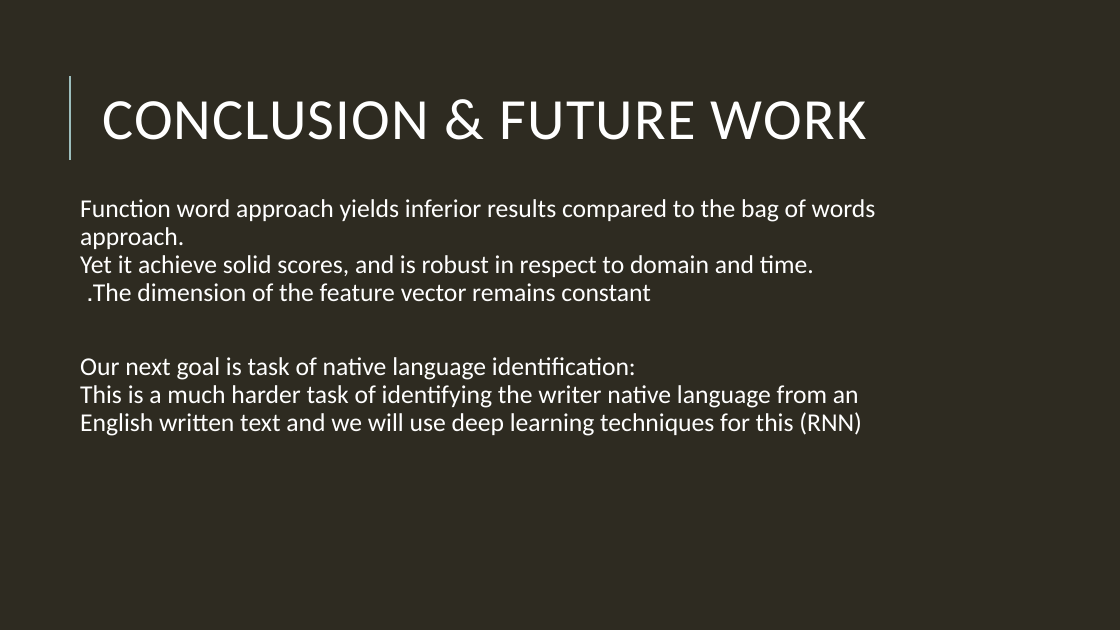
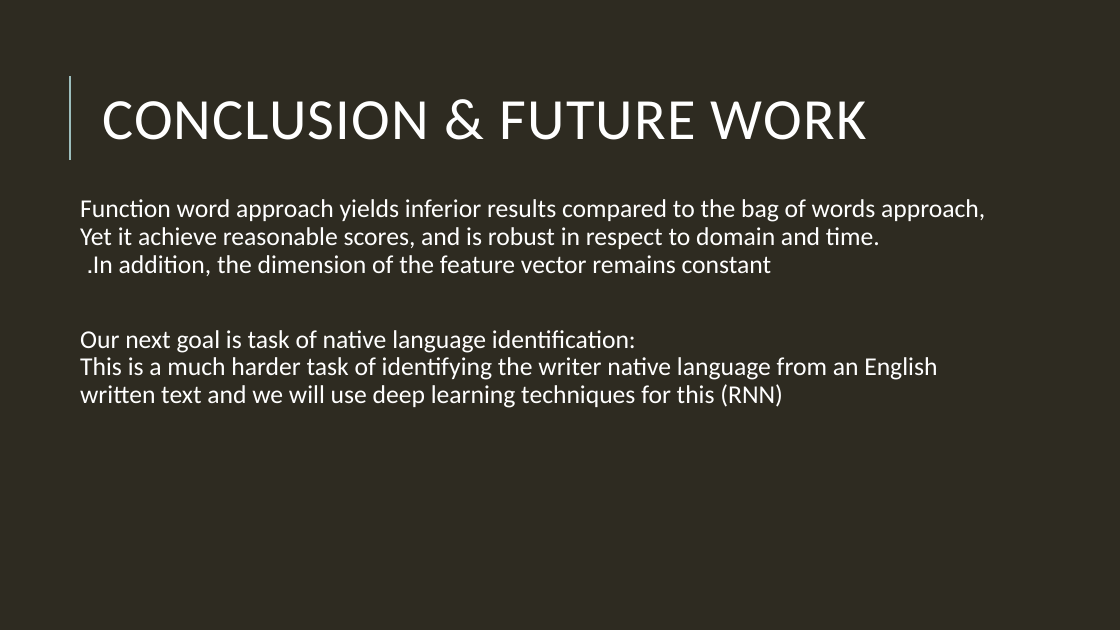
Before and after one commit to 2easy4wizzi/2017SeminarDataMining, a slide deck: slide 11 of misc/Native Language Classification.pptx. Drawn at 1120x630 pixels with LibreOffice and Linux fonts; fonts in the diff are those of the drawing. Boxes give left, top, right and bottom in pixels: in the first picture for what was removed or moved away, otherwise in the second. Text is boxed around its words. In the diff, an @@ line names an element or a change of style, - is before the commit and + after.

Commit message:
some small fixes to the presentation

```diff
--- a/misc/Native Language Classification.pptx
+++ b/misc/Native Language Classification.pptx
@@ text at (80, 199, 985, 276): text changed @@
-  Function word approach yields inferior results compared to the bag of words approach.
-  Yet it achieve solid scores, and is robust in respect to domain and time.
-  The dimension of the feature vector remains constant.
+  Function word approach yields inferior results compared to the bag of words approach, Yet it achieve reasonable scores, and is robust in respect to domain and time.
+  In addition, the dimension of the feature vector remains constant.
```
Also in this commit, not shown: 4 other slides changed.
